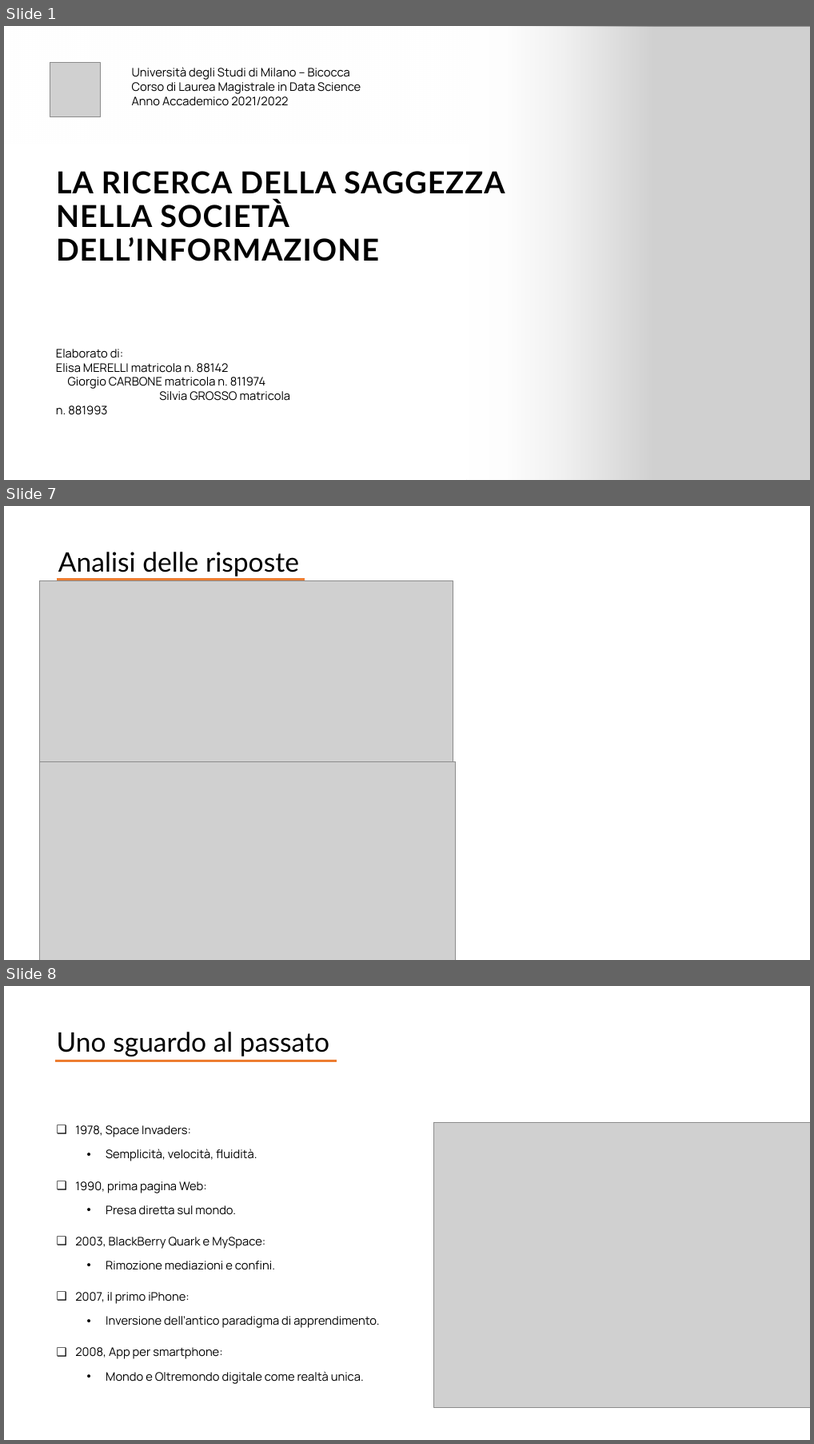
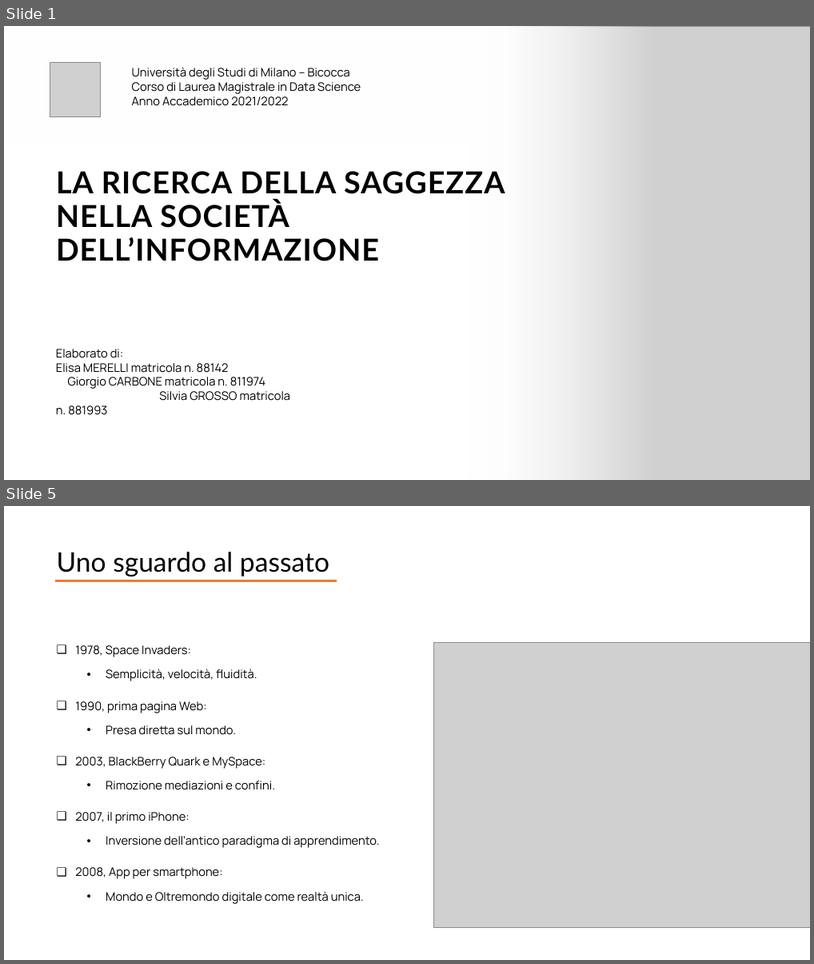
Before and after one commit to giocoal/social-issues-in-information-society-project, a slide deck: Presentazione/Presentazione_completa - Copy.pptx. Shown one above the other, each under a label of ours: slides 1, 7 and 8 before the commit, slides 1 and 5 after it; the slides between them are not shown. The pictures are 814x1444 and 814x964 pixels, drawn with LibreOffice and Linux fonts; fonts in the diff are those of the drawing; grey boxes stand for pictures. Boxes give left, top, right and bottom in pixels: in the first picture for what was removed or moved away, otherwise in the second. Text is boxed around its words. In the diff, an @@ line names an element or a change of style, - is before the commit and + after.

```diff
--- a/Presentazione/Presentazione_completa - Copy.pptx
+++ b/Presentazione/Presentazione_completa - Copy.pptx
@@ slide 7 removed at (4,506,810,960), background #FFFFFF @@
@@ text removed at (58,552,299,576) @@
-Analisi delle risposte
@@ picture removed at (39,581,454,778) @@
@@ line removed from (58, 580) to (305, 580) @@
@@ picture removed at (39,762,456,960) @@
@@ what was slide 8 is now slide 5 @@
```
Also in this commit, not shown: 3 slides changed, 1 slide added, 3 other slides removed.
